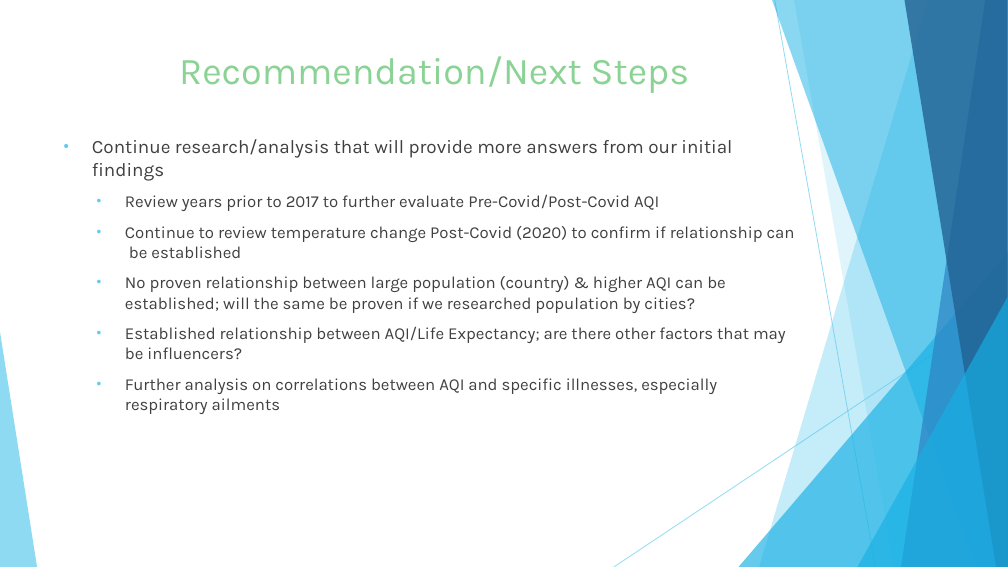
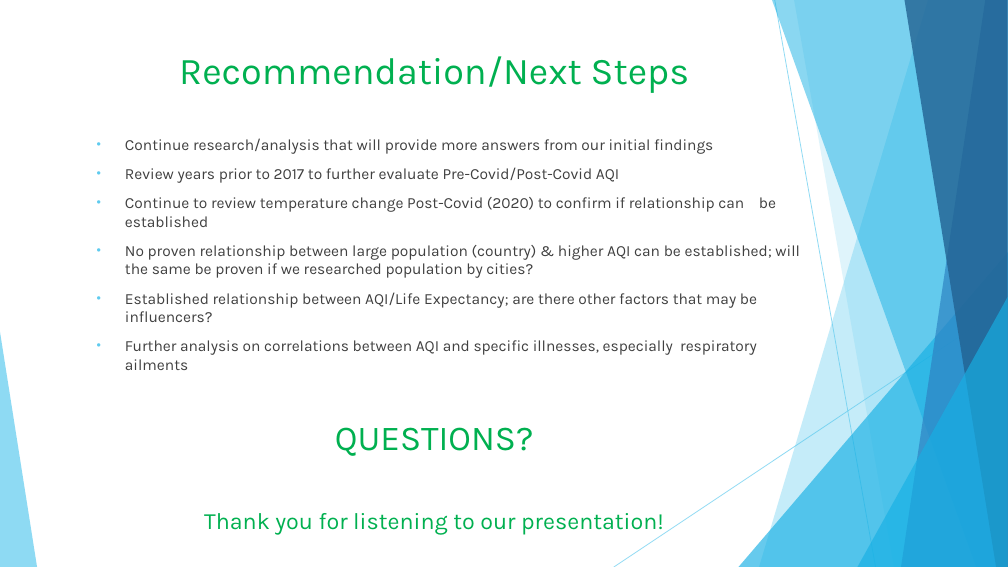
Before and after one commit to Kgyoung01/Project-10, a slide deck: slide 11 of Air Quality Index Analysis Presentation.pptx. Drawn at 1008x567 pixels with LibreOffice and Linux fonts; fonts in the diff are those of the drawing. Boxes give left, top, right and bottom in pixels: in the first picture for what was removed or moved away, otherwise in the second. Text is boxed around its words. In the diff, an @@ line names an element or a change of style, - is before the commit and + after.

```diff
--- a/Air Quality Index Analysis Presentation.pptx
+++ b/Air Quality Index Analysis Presentation.pptx
@@ title "Recommendation/Next Steps" at (179,56,689,93): text colour #8AD394 to #00B050 @@
@@ text at (125,138,800,370): size 18 to 14.8 pt in "Continue research/analysis that will provide more answers ..."; size 16 to 14.8 pt in "Review years prior to 2017 to further ...", "Continue to review temperature change Post-Covid (2020) ...", "No proven relationship between large population (country) ...", "Established relationship between AQI/Life Expectancy; are th ..." and 1 more places; list level 1 to 2 in "Continue research/analysis that will provide ..." @@
@@ text at (335,427,534,456): paragraphs added @@
+QUESTIONS?
+Thank you for listening to our presentation!
```
Also in this commit, not shown: 10 other slides changed.
